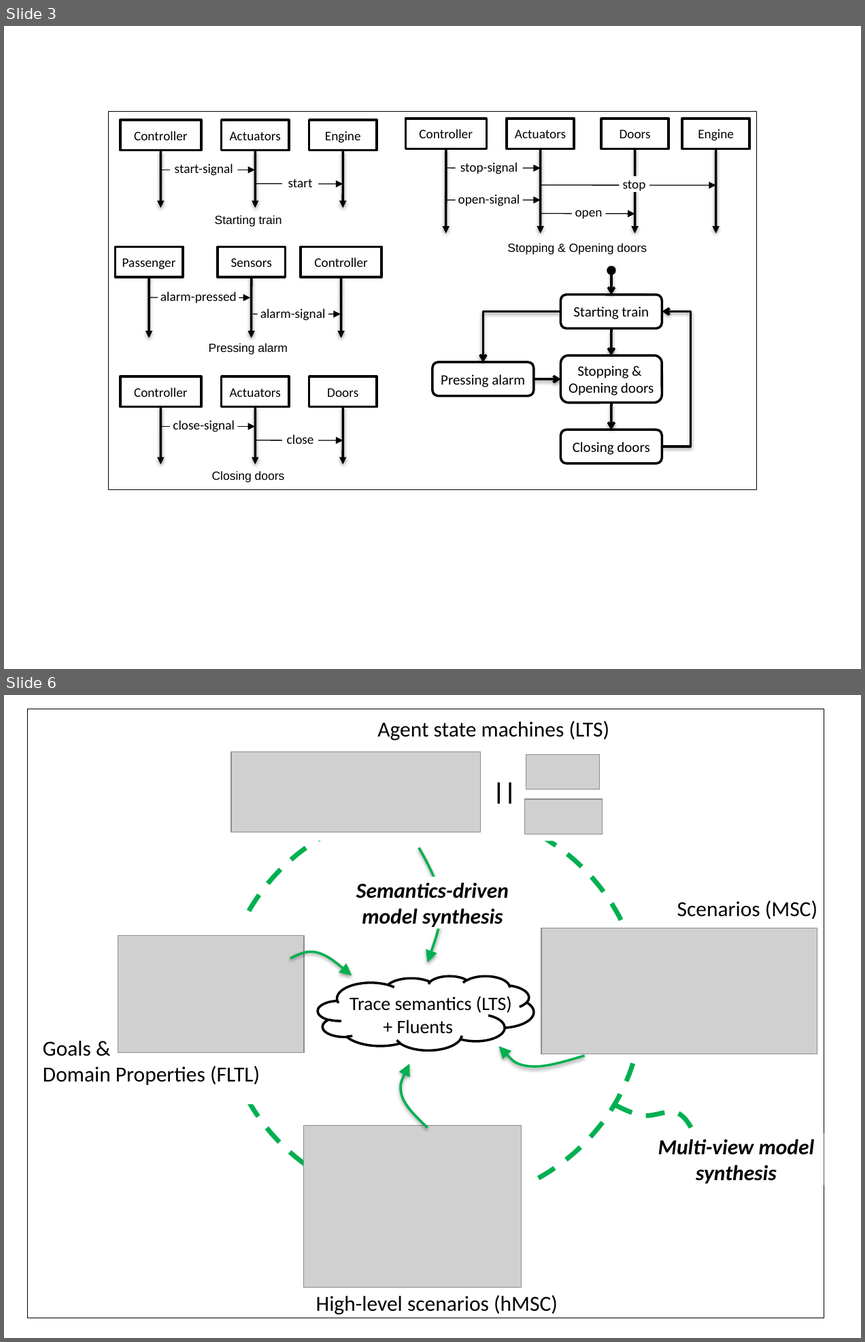
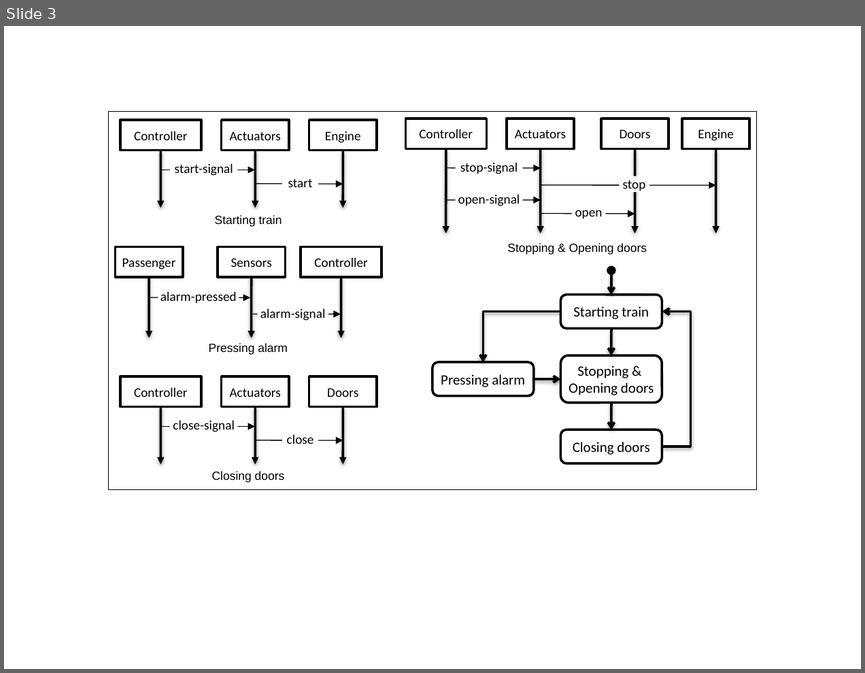
Before and after one commit to blambeau/phd, a slide deck: writing/images/train.pptx. Shown one above the other, each under a label of ours: slides 3 and 6 before the commit, slide 3 after it; the slides between them are not shown. The pictures are 865x1342 and 865x673 pixels, drawn with LibreOffice and Linux fonts; fonts in the diff are those of the drawing; grey boxes stand for pictures. Boxes give left, top, right and bottom in pixels: in the first picture for what was removed or moved away, otherwise in the second. Text is boxed around its words. In the diff, an @@ line names an element or a change of style, - is before the commit and + after.

```diff
--- a/writing/images/train.pptx
+++ b/writing/images/train.pptx
@@ slide 6 removed at <box>4,695,861,1338</box>, background #FFFFFF @@
@@ group removed at <box>28,709,824,1318</box>: 7 texts, 6 pictures, 5 rectangles, 5 freeform shapes, 1 ellipse, 1 cloud @@
-High-level scenarios (hMSC)
-Scenarios (MSC)
-Goals &
-Domain Properties (FLTL)
-||
-Agent state machines (LTS)
-Trace semantics (LTS)
-+ Fluents
-Semantics-driven
-model synthesis
-Multi-view model
-synthesis
```
Also in this commit, not shown: 2 slides changed, 2 slides added, 9 other files.
